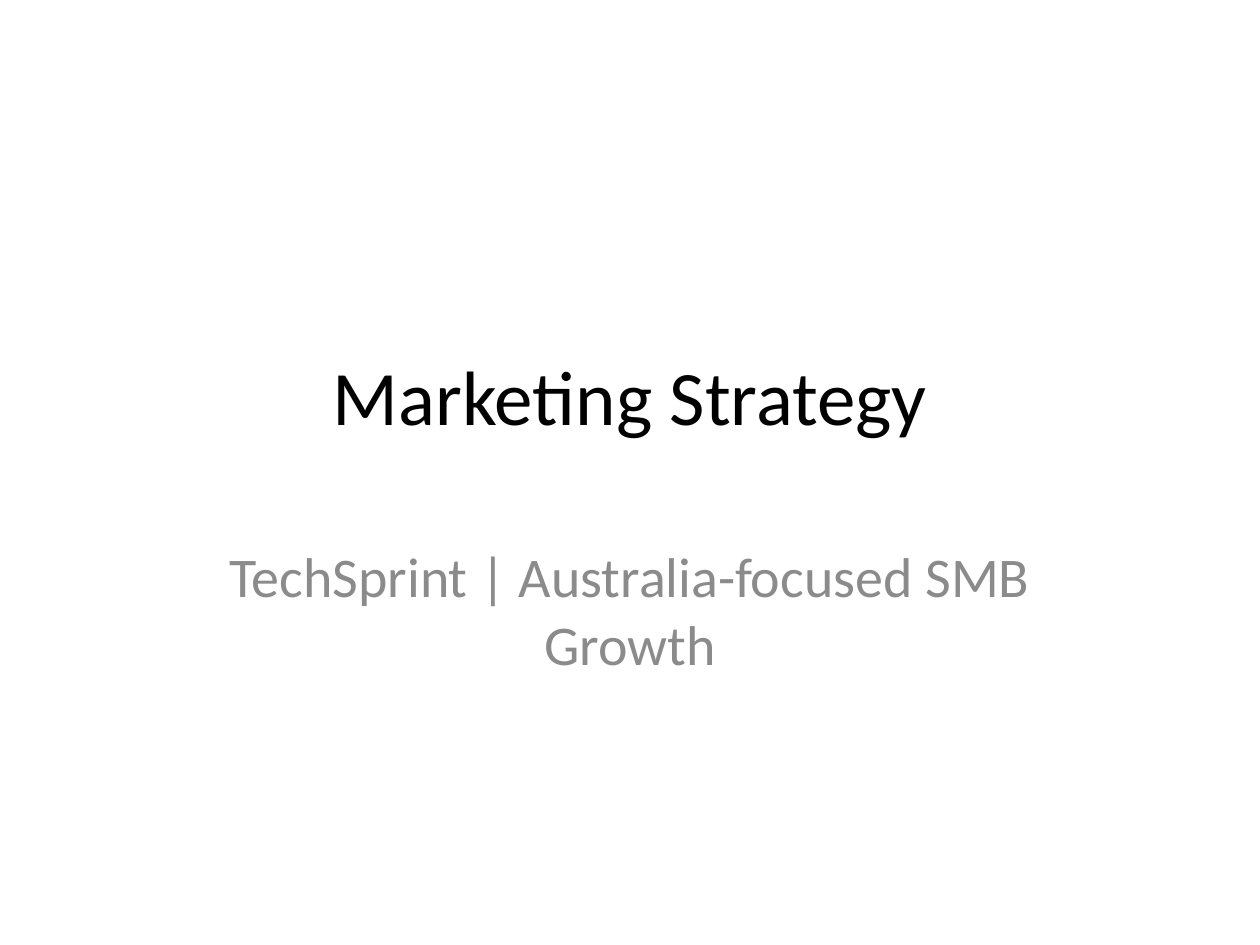
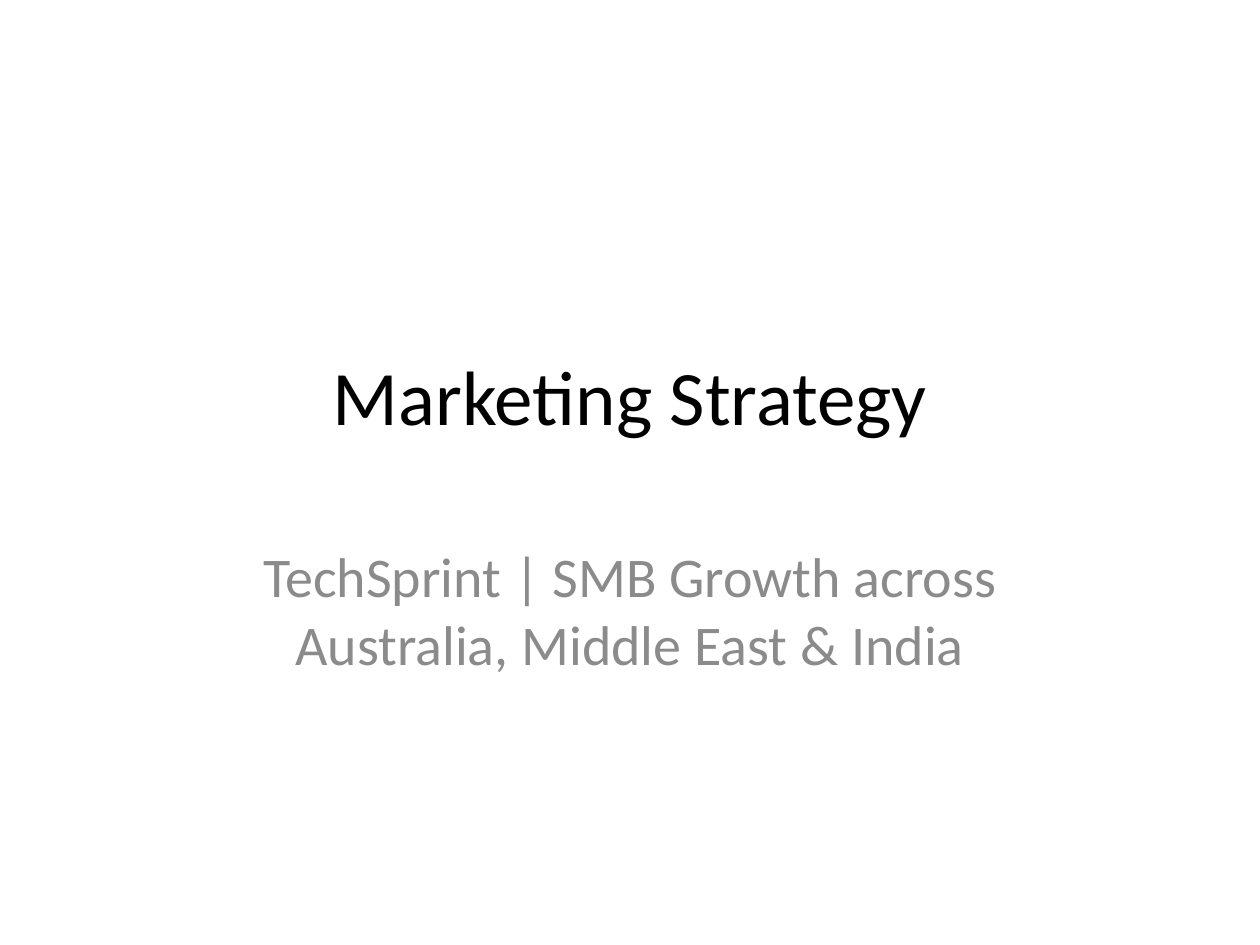
Before and after one commit to rajendran30/techsprint, a slide deck: slide 1 of marketing-strategy.pptx. Drawn at 1260x945 pixels with LibreOffice and Linux fonts; fonts in the diff are those of the drawing. Boxes give left, top, right and bottom in pixels: in the first picture for what was removed or moved away, otherwise in the second. Text is boxed around its words. In the diff, an @@ line names an element or a change of style, - is before the commit and + after.

```diff
--- a/marketing-strategy.pptx
+++ b/marketing-strategy.pptx
@@ subtitle at box(263, 558, 996, 672): text changed @@
-TechSprint | Australia-focused SMB Growth
+TechSprint | SMB Growth across Australia, Middle East & India
```
Also in this commit, not shown: 8 other slides changed, 1 slide added, 8 other files.
